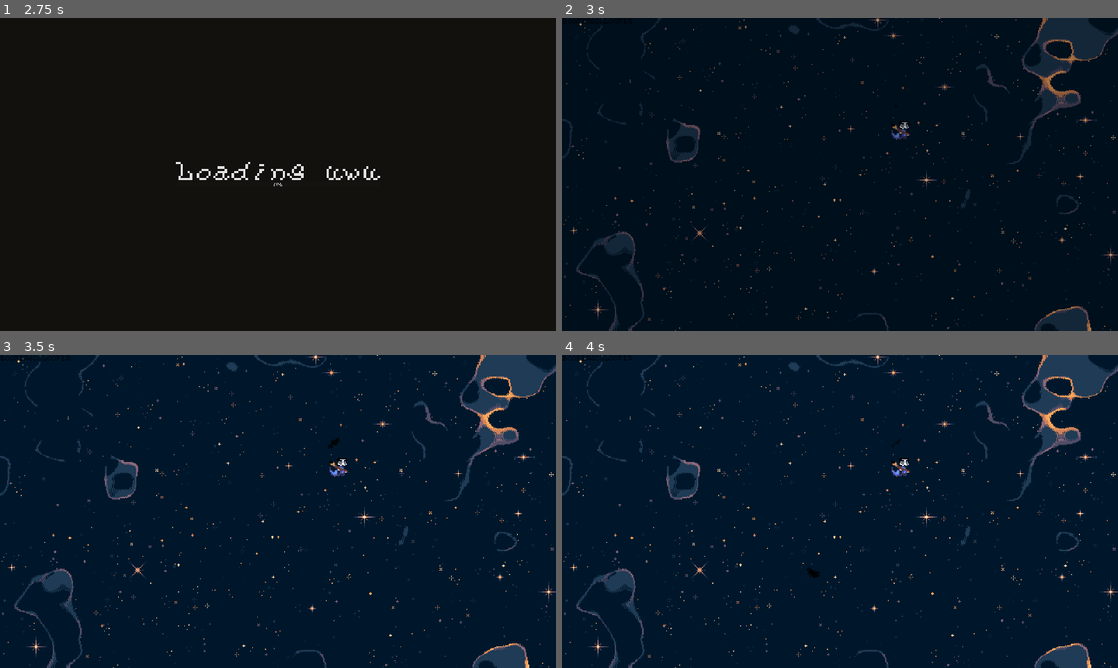
Above: before the commit, frames 1-4 (two rows, left to right).
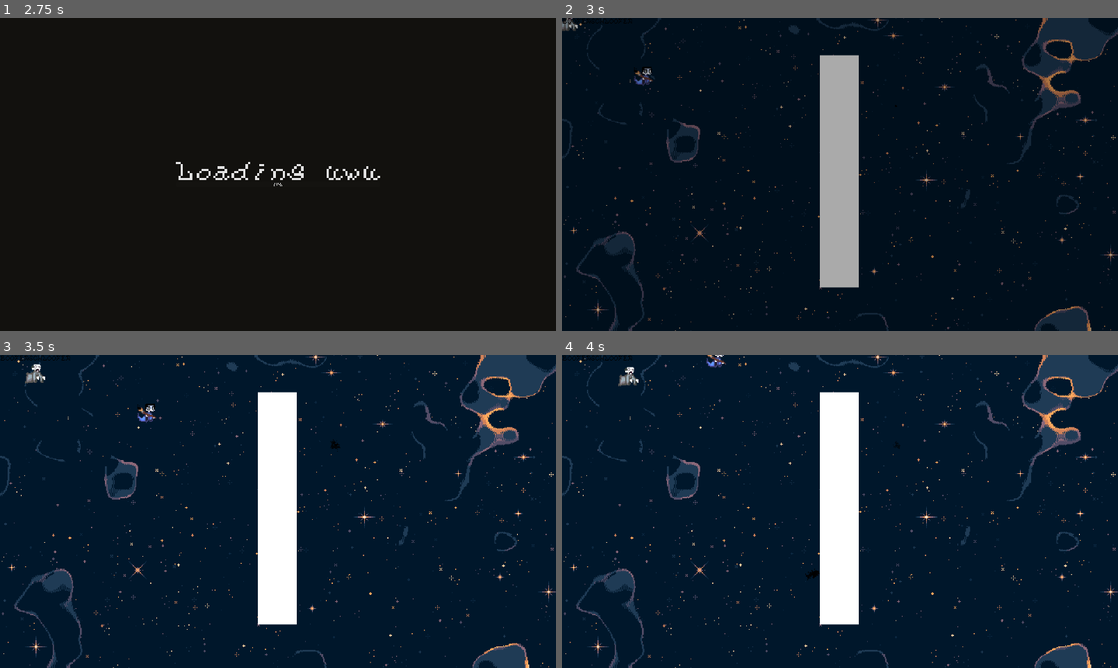
Above: after the commit, the same moments.

Repository: wintermute-cell/wmj25
Game: Godot game, scene res://scenes/main_menu.tscn
Same seed, same stepped clock (60 frames per second), same inputs: the game is played once before the commit and once after it.
Inputs (mouse positions are in pixels of both pictures, inside the frame that each line leads up to):
- Up to frame 1 (2.75 s): click "Start Game" at 0.5 s; tap Enter at 1.25 s; move the mouse to (400, 158) at 1.27 s; hold D (right) 1.28-2.03 s; click (400, 158) at 1.42 s; tap Space at 2 s; move the mouse to (166, 190) at 2.02 s; hold S (down) from 2.03 s (still down); click (166, 190) at 2.17 s
- Up to frame 2 (3 s): move the mouse to (895, 105) at 2.77 s; release S (down) at 2.78 s; hold D (right) from 2.78 s (still down); click (895, 105) at 2.92 s
- Up to frame 3 (3.5 s): keep holding D (right)
- Up to frame 4 (4 s): move the mouse to (812, 574) at 3.52 s; release D (right) at 3.53 s; hold W (up) from 3.53 s (still down); click (812, 574) at 3.67 s

Frame 1 is identical in both runs. In frame 2, 5.5% of the frame differs, in the area x 0-63%, y 0-87%; in frame 3, 5.6%, in the area x 4-63%, y 2-87%; in frame 4, 5.6%.

Commit message:
collisions aaaaaa

Diff:
--- /dev/null
+++ b/godot_project/collision_tileset.tres
@@ -0,0 +1,12 @@
+[gd_resource type="TileSet" load_steps=3 format=3 uid="uid://dklv8f3jsr50l"]
+
+[ext_resource type="Texture2D" uid="uid://0xl0l4kdui5m" path="res://wall_tiles.png" id="1_1638o"]
+
+[sub_resource type="TileSetAtlasSource" id="TileSetAtlasSource_86bcr"]
+texture = ExtResource("1_1638o")
+texture_region_size = Vector2i(4, 4)
+0:0/0 = 0
+
+[resource]
+physics_layer_0/collision_layer = 1
+sources/0 = SubResource("TileSetAtlasSource_86bcr")
--- a/godot_project/project.godot
+++ b/godot_project/project.godot
@@ -56,6 +56,13 @@
 ]
 }
 
+[layer_names]
+
+2d_physics/layer_1="Walls"
+2d_physics/layer_2="Player"
+2d_physics/layer_3="Enemies"
+2d_physics/layer_4="Paint"
+
 [rendering]
 
 textures/canvas_textures/default_texture_filter=0
--- a/godot_project/scenes/brush_testing.tscn
+++ b/godot_project/scenes/brush_testing.tscn
@@ -8,6 +8,17 @@
 [ext_resource type="Curve" uid="uid://buhtwsalv8a3i" path="res://brush_config/brush_speed_to_sploch_curve.tres" id="5_fkxdt"]
 [ext_resource type="Curve" uid="uid://db8xt4fm7yjw0" path="res://brush_config/brush_speed_to_pool_curve.tres" id="6_3mqiv"]
 [ext_resource type="Texture2D" uid="uid://bqdvxjy8ufhmn" path="res://ghost.png" id="7_fkxdt"]
+[ext_resource type="Script" uid="uid://6dt6me7o43sa" path="res://scripts/player.gd" id="8_jh5vf"]
+[ext_resource type="Script" uid="uid://b1owqutpiap0w" path="res://scripts/enemy.gd" id="10_6iyv3"]
+[ext_resource type="Script" uid="uid://c6bagu5tmbmri" path="res://scripts/paint_collision_manager.gd" id="11_6iyv3"]
+[ext_resource type="Texture2D" uid="uid://cyga5l6mm4dxm" path="res://enemy.png" id="11_nyqdd"]
+
+[sub_resource type="RectangleShape2D" id="RectangleShape2D_nyqdd"]
+size = Vector2(46, 268)
+
+[sub_resource type="CircleShape2D" id="CircleShape2D_6iyv3"]
+
+[sub_resource type="CircleShape2D" id="CircleShape2D_uhfjk"]
 
 [node name="BrushTesting" type="Node2D"]
 
@@ -33,7 +44,23 @@
 texture = ExtResource("1_788mp")
 centered = false
 
-[node name="Node2D" type="Node2D" parent="CanvasLayer/SubViewportContainer/SubViewport"]
+[node name="Wall" type="StaticBody2D" parent="CanvasLayer/SubViewportContainer/SubViewport"]
+collision_mask = 0
+
+[node name="ColorRect" type="ColorRect" parent="CanvasLayer/SubViewportContainer/SubViewport/Wall"]
+anchors_preset = 9
+anchor_bottom = 1.0
+offset_left = 297.33334
+offset_top = 42.66667
+offset_right = 342.33334
+offset_bottom = 309.33337
+grow_vertical = 2
+
+[node name="CollisionShape2D" type="CollisionShape2D" parent="CanvasLayer/SubViewportContainer/SubViewport/Wall"]
+position = Vector2(320.33334, 176.66667)
+shape = SubResource("RectangleShape2D_nyqdd")
+
+[node name="Brush" type="Node2D" parent="CanvasLayer/SubViewportContainer/SubViewport"]
 script = ExtResource("1_m53fp")
 brush_texture = ExtResource("4_ojqti")
 splotch_texture = ExtResource("4_ojqti")
@@ -41,11 +68,39 @@
 speed_to_splotch_curve = ExtResource("5_fkxdt")
 speed_to_pool_curve = ExtResource("6_3mqiv")
 
-[node name="Sprite2D" type="Sprite2D" parent="CanvasLayer/SubViewportContainer/SubViewport"]
-position = Vector2(390, 129.33334)
+[node name="Player" type="CharacterBody2D" parent="CanvasLayer/SubViewportContainer/SubViewport" groups=["player"]]
+position = Vector2(81.595, 66.795)
+script = ExtResource("8_jh5vf")
+
+[node name="CollisionShape2D" type="CollisionShape2D" parent="CanvasLayer/SubViewportContainer/SubViewport/Player"]
+shape = SubResource("CircleShape2D_6iyv3")
+
+[node name="Sprite2D" type="Sprite2D" parent="CanvasLayer/SubViewportContainer/SubViewport/Player"]
 texture = ExtResource("7_fkxdt")
 
+[node name="Enemy" type="CharacterBody2D" parent="CanvasLayer/SubViewportContainer/SubViewport"]
+script = ExtResource("10_6iyv3")
+
+[node name="CollisionShape2D" type="CollisionShape2D" parent="CanvasLayer/SubViewportContainer/SubViewport/Enemy"]
+shape = SubResource("CircleShape2D_uhfjk")
+
+[node name="DetectionArea" type="Area2D" parent="CanvasLayer/SubViewportContainer/SubViewport/Enemy"]
+collision_layer = 4
+collision_mask = 10
+
+[node name="CollisionShape2D2" type="CollisionShape2D" parent="CanvasLayer/SubViewportContainer/SubViewport/Enemy/DetectionArea"]
+shape = SubResource("CircleShape2D_uhfjk")
+
+[node name="Sprite2D" type="Sprite2D" parent="CanvasLayer/SubViewportContainer/SubViewport/Enemy"]
+texture = ExtResource("11_nyqdd")
+
+[node name="PaintCollisionManager" type="Node2D" parent="CanvasLayer/SubViewportContainer/SubViewport" node_paths=PackedStringArray("brush", "wall_root")]
+script = ExtResource("11_6iyv3")
+brush = NodePath("../Brush")
+wall_root = NodePath("..")
+
 [node name="PauseMenu" parent="CanvasLayer" instance=ExtResource("1_3mqiv")]
+visible = false
 
 [node name="Label" type="Label" parent="CanvasLayer"]
 offset_left = 3.0
--- /dev/null
+++ b/godot_project/scripts/enemy.gd
@@ -0,0 +1,87 @@
+extends CharacterBody2D
+
+## speed in px/second
+@export var speed: float = 75.0
+
+## damage dealt per second when overlapping
+@export var damage_per_second: float = 18.0
+
+## ref to player node (autofound if not set)
+@export var player: CharacterBody2D
+
+# player overlap detection (via Area2D child)
+var player_detection_area: Area2D
+var is_touching_player: bool = false
+
+# coll layers
+const WALL_LAYER = 1
+const PLAYER_LAYER = 2
+const ENEMY_LAYER = 3
+
+
+func _ready():
+	# set up coll layers
+	collision_layer = 1 << (ENEMY_LAYER - 1)  # L3
+	collision_mask = 1 << (WALL_LAYER - 1)  # coll with walls (L1)
+
+	# add to enemies group for crunch signal
+	add_to_group("enemies")
+
+	# set up player detection area
+	player_detection_area = get_node_or_null("DetectionArea")
+	if player_detection_area and player_detection_area is Area2D:
+		player_detection_area.collision_layer = 1 << (ENEMY_LAYER - 1)  # L3
+		player_detection_area.collision_mask = 1 << (PLAYER_LAYER - 1)  # detect player on L2
+
+		player_detection_area.body_entered.connect(_on_body_entered)
+		player_detection_area.body_exited.connect(_on_body_exited)
+	else:
+		push_warning("Enemy: No DetectionArea child found, no player damage possible")
+
+	# find player if not assigned
+	if player == null:
+		player = get_tree().get_first_node_in_group("player")
+
+
+func _physics_process(delta: float):
+	# chase player if exists
+	if player != null and is_instance_valid(player):
+		var direction = (player.global_position - global_position).normalized()
+		velocity = direction * speed
+	else:
+		velocity = Vector2.ZERO
+
+	# move with collision
+	move_and_slide()
+
+	# dmg player if touching
+	if is_touching_player and player != null and player.has_method("take_damage"):
+		player.take_damage(damage_per_second * delta)
+
+
+func _on_body_entered(body: Node2D):
+	if body == player or body.is_in_group("player"):
+		is_touching_player = true
+
+
+func _on_body_exited(body: Node2D):
+	if body == player or body.is_in_group("player"):
+		is_touching_player = false
+
+
+## called by PaintCollisionManager when new collision geometry is created
+func _on_new_collision_created(new_polygons: Array[PackedVector2Array]):
+	# check if this enemy is inside any of the new collision polygons
+	for polygon in new_polygons:
+		if is_point_in_polygon(global_position, polygon):
+			crunch()
+			return
+
+
+func is_point_in_polygon(point: Vector2, polygon: PackedVector2Array) -> bool:
+	return Geometry2D.is_point_in_polygon(point, polygon)
+
+
+func crunch():
+	# TODO: add explo particles, score increment etc..
+	queue_free()
--- /dev/null
+++ b/godot_project/scripts/paint_collision_manager.gd
@@ -0,0 +1,352 @@
+extends Node2D
+
+## Computes intersections between paint circles and walls to create collision polygons
+## Paint + Wall overlap = actual collision geometry
+
+## Reference to the brush system to read ink points
+@export var brush: Node2D
+
+## Root node to search for StaticBody2D walls (if null, uses scene root)
+@export var wall_root: Node
+
+## How often to update collision geometry (in seconds)
+@export_range(0.05, 0.5, 0.05) var update_interval: float = 0.15
+
+## Number of sides for circle polygon approximation (higher = smoother but slower)
+@export_range(5, 32, 1) var circle_segments: int = 5
+
+## Skip every Nth ink point for performance (1 = process all, 2 = process every 2nd, etc.)
+@export_range(1, 10, 1) var point_skip: int = 8
+
+var update_timer: float = 0.0
+
+# coll body pool for reuse
+var collision_bodies: Array[StaticBody2D] = []
+var active_body_count: int = 0
+
+# track active coll polygons for crunch detection
+var active_collision_areas: Array[Dictionary] = []  # {polygon: PackedVector2Array, body_index: int}
+
+# wall polys extracted from scene
+var walls: Array[PackedVector2Array] = []
+
+# coll layer for paint-masked walls
+const WALL_LAYER = 1
+
+
+func _ready():
+	if brush == null:
+		push_error("PaintCollisionManager: No brush assigned!")
+		return
+
+	# extract walls from scene
+	var search_root = wall_root if wall_root != null else get_tree().root
+	extract_walls_from_scene(search_root)
+
+	print("PaintCollisionManager init with %d walls" % walls.size())
+
+
+func _process(delta: float):
+	if brush == null:
+		return
+
+	update_timer += delta
+
+	if update_timer >= update_interval:
+		update_timer = 0.0
+		update_collision_geometry()
+
+
+func extract_walls_from_scene(root_node: Node) -> void:
+	var wall_nodes = find_static_bodies(root_node)
+
+	for wall_node in wall_nodes:
+		if wall_node is StaticBody2D:
+			extract_wall_from_static_body(wall_node)
+
+	print("PaintCollisionManager: Extracted %d wall polygons from scene" % walls.size())
+
+
+func find_static_bodies(node: Node) -> Array[StaticBody2D]:
+	var result: Array[StaticBody2D] = []
+
+	if node is StaticBody2D:
+		result.append(node)
+
+	for child in node.get_children():
+		result.append_array(find_static_bodies(child))
+
+	return result
+
+
+func extract_wall_from_static_body(wall_node: StaticBody2D) -> void:
+	# find coll shapes
+	for child in wall_node.get_children():
+		if child is CollisionShape2D:
+			var shape = child.shape
+			var global_pos = child.global_position
+
+			if shape is RectangleShape2D:
+				var size = shape.size
+				var half_size = size / 2.0
+
+				# create rect polygon centered on coll shape
+				var polygon = PackedVector2Array(
+					[
+						global_pos + Vector2(-half_size.x, -half_size.y),
+						global_pos + Vector2(half_size.x, -half_size.y),
+						global_pos + Vector2(half_size.x, half_size.y),
+						global_pos + Vector2(-half_size.x, half_size.y)
+					]
+				)
+
+				walls.append(polygon)
+				print("PaintCollisionManager: Found wall at %v, size %v" % [global_pos, size])
+
+				# NOTE: disable the original collision shape so only paint
+				# masked sections collide. would possibly be smarter to just
+				# not use colliders as the data source in the first place but i
+				# dunno if we can use straigth polys somehow
+				child.disabled = true
+				print("PaintCollisionManager: Disabled original wall collision")
+
+
+func update_collision_geometry():
+	# get ink points from brush
+	if not "ink_points" in brush or not "current_time" in brush:
+		return
+
+	var ink_points = brush.ink_points
+	var current_time = brush.current_time
+
+	# check if we have walls
+	if walls.is_empty():
+		clear_all_collisions()
+		return
+
+	# convert active ink points to circle polygons
+	var paint_circles: Array[Dictionary] = []  # {polygon: PackedVector2Array, center: Vector2, radius: float}
+
+	# iter with skipping for better perf
+	for i in range(0, ink_points.size(), point_skip):
+		var point = ink_points[i]
+		var current_size = point.get_current_size(current_time)
+
+		# skip dried or tiny points
+		if current_size < 1.0:
+			continue
+
+		var circle_poly = create_circle_polygon(point.position, current_size)
+		paint_circles.append(
+			{"polygon": circle_poly, "center": point.position, "radius": current_size}
+		)
+
+	# if no active paint, clear all collisions
+	if paint_circles.is_empty():
+		clear_all_collisions()
+		return
+
+	# compute intersections for each wall
+	var new_collision_areas: Array[Dictionary] = []
+	active_body_count = 0
+
+	for wall in walls:
+		# find paint circles that might overlap this wall (AABB lets gooo)
+		var overlapping_circles: Array[PackedVector2Array] = []
+
+		for circle_data in paint_circles:
+			if might_overlap(wall, circle_data):
+				overlapping_circles.append(circle_data.polygon)
+
+		# skip if no paint overlaps this wall
+		if overlapping_circles.is_empty():
+			continue
+
+		# instead of merging all circles, intersect each circle individually.
+		# should be faster cause avoids expensive polygon merge ops
+		for paint_circle in overlapping_circles:
+			var intersections = Geometry2D.intersect_polygons(wall, paint_circle)
+
+			# create collision shapes for each intersection polygon
+			for intersection_poly in intersections:
+				if intersection_poly.size() >= 3:  # Valid polygon
+					create_collision_for_polygon(intersection_poly, active_body_count)
+					new_collision_areas.append(
+						{"polygon": intersection_poly, "body_index": active_body_count}
+					)
+					active_body_count += 1
+
+					if active_body_count > 500:
+						print("PaintCollisionManager WARN: Hit collision body limit!")
+						break
+
+			if active_body_count > 500:
+				break
+
+		if active_body_count > 500:
+			break
+
+	# disable unused collision bodies
+	for i in range(active_body_count, collision_bodies.size()):
+		collision_bodies[i].visible = false
+		# disable collision by removing all shapes
+		for child in collision_bodies[i].get_children():
+			if child is CollisionShape2D:
+				child.disabled = true
+
+	# if Engine.get_physics_frames() % 180 == 0 and active_body_count > 0:
+	# 	print(
+	# 		(
+	# 			"PaintCollisionManager: %d active collision bodies, %d paint circles"
+	# 			% [active_body_count, paint_circles.size()]
+	# 		)
+	# 	)
+
+	# check for crunches
+	check_crunches(new_collision_areas)
+
+	# update active collision tracking
+	active_collision_areas = new_collision_areas
+
+
+func create_circle_polygon(center: Vector2, radius: float) -> PackedVector2Array:
+	var polygon = PackedVector2Array()
+	var angle_step = TAU / circle_segments
+
+	for i in range(circle_segments):
+		var angle = i * angle_step
+		var point = center + Vector2(cos(angle), sin(angle)) * radius
+		polygon.append(point)
+
+	return polygon
+
+
+func might_overlap(wall_poly: PackedVector2Array, circle_data: Dictionary) -> bool:
+	# simple AABB overlap check for perf
+	var wall_rect = get_polygon_aabb(wall_poly)
+	var circle_center = circle_data.center
+	var circle_radius = circle_data.radius
+
+	var circle_rect = Rect2(
+		circle_center - Vector2(circle_radius, circle_radius),
+		Vector2(circle_radius * 2, circle_radius * 2)
+	)
+
+	return wall_rect.intersects(circle_rect)
+
+
+func get_polygon_aabb(polygon: PackedVector2Array) -> Rect2:
+	if polygon.is_empty():
+		return Rect2()
+
+	var min_x = polygon[0].x
+	var max_x = polygon[0].x
+	var min_y = polygon[0].y
+	var max_y = polygon[0].y
+
+	for point in polygon:
+		min_x = min(min_x, point.x)
+		max_x = max(max_x, point.x)
+		min_y = min(min_y, point.y)
+		max_y = max(max_y, point.y)
+
+	return Rect2(min_x, min_y, max_x - min_x, max_y - min_y)
+
+
+func create_collision_for_polygon(polygon: PackedVector2Array, body_index: int):
+	var body = get_or_create_collision_body(body_index)
+
+	# clear existing shapes
+	for child in body.get_children():
+		if child is CollisionShape2D:
+			child.queue_free()
+
+	# create collision shape from poly
+	# try use ConvexPolygonShape2D if poly is convex, else decompose
+	var shapes = decompose_to_convex(polygon)
+
+	for shape_poly in shapes:
+		var collision_shape = CollisionShape2D.new()
+		var convex_shape = ConvexPolygonShape2D.new()
+		convex_shape.points = shape_poly
+		collision_shape.shape = convex_shape
+		body.add_child(collision_shape)
+
+	body.visible = true
+
+
+func decompose_to_convex(polygon: PackedVector2Array) -> Array[PackedVector2Array]:
+	var decomposed = Geometry2D.decompose_polygon_in_convex(polygon)
+
+	if decomposed.is_empty():
+		# fallback: just use the polygon as is, no idea if this will fuck stuff up some time
+		return [polygon]
+
+	return decomposed
+
+
+func get_or_create_collision_body(index: int) -> StaticBody2D:
+	# reuse existing body if available
+	if index < collision_bodies.size():
+		return collision_bodies[index]
+
+	# create new StaticBody2D for coll
+	var body = StaticBody2D.new()
+	body.name = "PaintCollision%d" % index
+	body.collision_layer = 1 << (WALL_LAYER - 1)  # Layer 1
+	body.collision_mask = 0
+
+	add_child(body)
+	collision_bodies.append(body)
+
+	return body
+
+
+func clear_all_collisions():
+	for body in collision_bodies:
+		body.visible = false
+		for child in body.get_children():
+			if child is CollisionShape2D:
+				child.disabled = true
+
+	active_body_count = 0
+	active_collision_areas.clear()
+
+
+func check_crunches(new_areas: Array[Dictionary]):
+	# compare new collision areas with previous ones
+	# if a new area appears, check if any enemies are inside it
+
+	# find truly new areas not present in prev frame
+	var newly_created_areas: Array[PackedVector2Array] = []
+
+	for new_area in new_areas:
+		var is_new = true
+
+		# check if this area existed before (rough check by comparing first point lol)
+		for old_area in active_collision_areas:
+			if polygons_similar(new_area.polygon, old_area.polygon):
+				is_new = false
+				break
+
+		if is_new:
+			newly_created_areas.append(new_area.polygon)
+
+	# notify enemies of new collision areas (enemy checks check if its inside)
+	if not newly_created_areas.is_empty():
+		get_tree().call_group("enemies", "_on_new_collision_created", newly_created_areas)
+
+
+func polygons_similar(poly1: PackedVector2Array, poly2: PackedVector2Array) -> bool:
+	# TODO: this might need some improvement, dunno
+	if poly1.is_empty() or poly2.is_empty():
+		return false
+
+	return poly1[0].distance_to(poly2[0]) < 1.0
+
+
+func _exit_tree():
+	for body in collision_bodies:
+		if is_instance_valid(body):
+			body.queue_free()
+	collision_bodies.clear()
--- /dev/null
+++ b/godot_project/scripts/player.gd
@@ -0,0 +1,56 @@
+extends CharacterBody2D
+
+## Player character with WASD controls
+## Collides with paint-masked wall sections
+
+## Movement speed in pixels/second
+@export var speed: float = 150.0
+
+## Speed penalty while painting (0.5 = 50% speed)
+@export var painting_speed_penalty: float = 0.5
+
+## Maximum health
+@export var max_health: float = 100.0
+
+var health: float = 100.0
+
+# coll layers
+const WALL_LAYER = 1
+const PLAYER_LAYER = 2
+
+
+func _ready():
+	collision_layer = 1 << (PLAYER_LAYER - 1)  # L2
+	collision_mask = 1 << (WALL_LAYER - 1)  # coll with walls (L1)
+
+	health = max_health
+
+	# player group for enemy targeting
+	add_to_group("player")
+
+
+func _physics_process(delta: float):
+	var input_dir = Input.get_vector("left", "right", "up", "down")
+
+	var is_painting = Input.is_mouse_button_pressed(MOUSE_BUTTON_LEFT)
+
+	# lower speed if painting
+	var current_speed = speed
+	if is_painting:
+		current_speed *= painting_speed_penalty
+
+	velocity = input_dir * current_speed
+
+	move_and_slide()
+
+
+func take_damage(amount: float):
+	health -= amount
+	if health <= 0:
+		die()
+
+
+func die():
+	print("Player died!")
+	# TODO: impl death behavior (particle, game over, etc..)
+	queue_free()
--- /dev/null
+++ b/godot_project/wall_tileset.tres
@@ -0,0 +1,12 @@
+[gd_resource type="TileSet" load_steps=3 format=3 uid="uid://bm3wqbb8qmtlt"]
+
+[ext_resource type="Texture2D" uid="uid://0xl0l4kdui5m" path="res://wall_tiles.png" id="1_1gy2q"]
+
+[sub_resource type="TileSetAtlasSource" id="TileSetAtlasSource_o2rme"]
+texture = ExtResource("1_1gy2q")
+texture_region_size = Vector2i(4, 4)
+0:0/next_alternative_id = 3
+0:0/0 = 0
+
+[resource]
+sources/0 = SubResource("TileSetAtlasSource_o2rme")
Binary file added: godot_project/enemy.png
Not shown, added: godot_project/enemy.png.import
Not shown: 1 places in godot_project/scenes/brush_testing.tscn that only renumber resources
Not shown, added: godot_project/scripts/enemy.gd.uid
Not shown, added: godot_project/scripts/paint_collision_manager.gd.uid
Not shown, added: godot_project/scripts/player.gd.uid
Not shown, added: godot_project/wall_tiles.png.import
